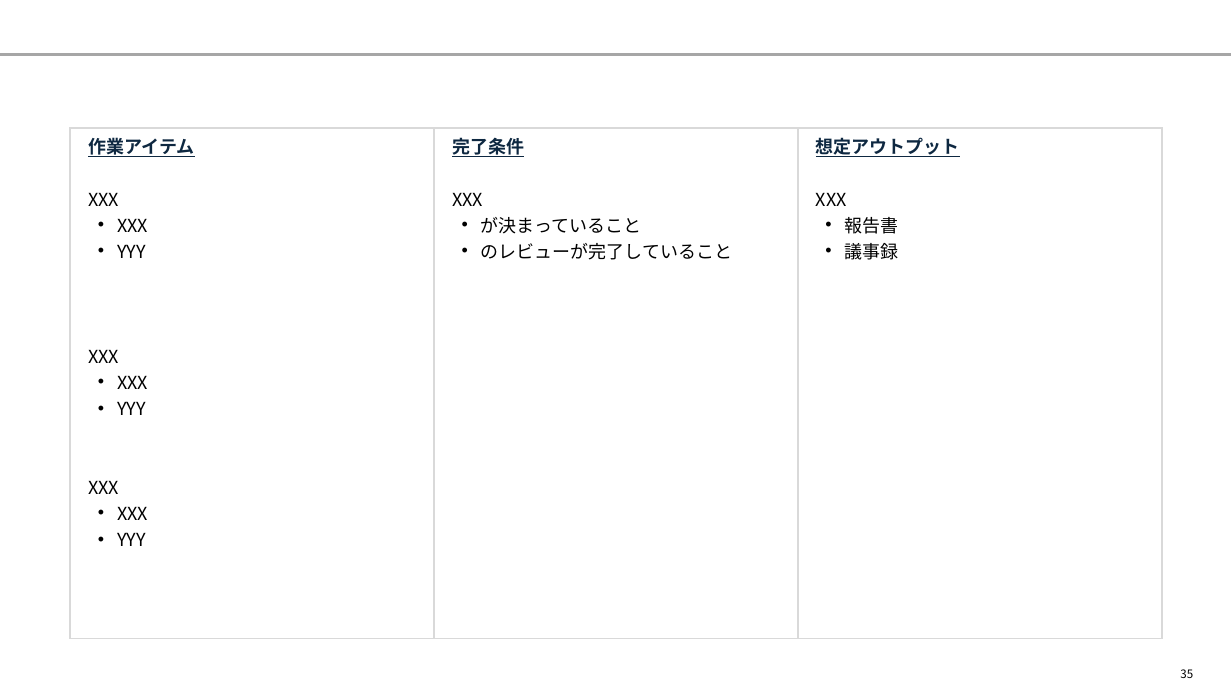
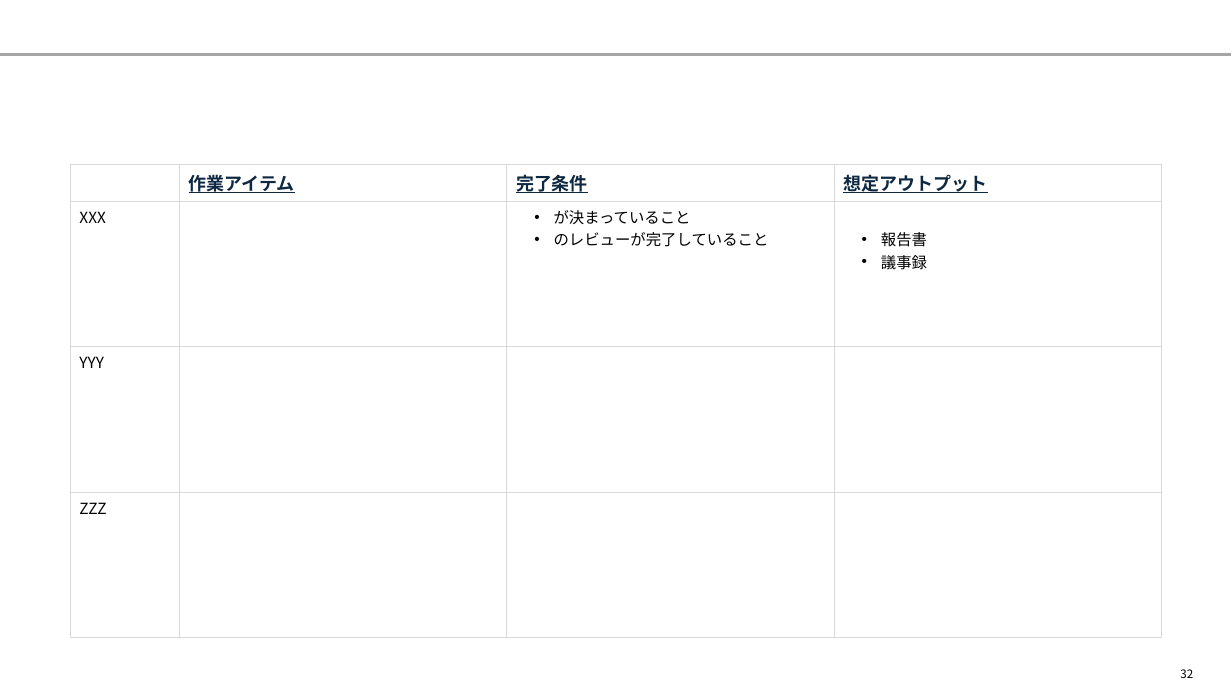
Before and after one commit to yuzucha16/dotfiles, a slide deck: slide 32 of office/Blank.potx (slide 35 before the commit). Drawn at 1232x693 pixels with LibreOffice and Linux fonts; fonts in the diff are those of the drawing. Boxes give left, top, right and bottom in pixels: in the first picture for what was removed or moved away, otherwise in the second. Text is boxed around its words. In the diff, an @@ line names an element or a change of style, - is before the commit and + after.

```diff
--- a/office/Blank.potx
+++ b/office/Blank.potx
@@ table at <box>70,165,1161,638</box> @@
-作業アイテム / XXX / XXX / YYY / XXX / XXX / YYY / XXX / XXX / YYY | 完了条件 / XXX / が決まっていること / のレビューが完了していること | 想定アウトプット / XXX / 報告書 / 議事録
+ | 作業アイテム | 完了条件 | 想定アウトプット
+XXX |  | が決まっていること / のレビューが完了していること | 報告書 / 議事録
+YYY |  |  | 
+ZZZ |  |  | 
@@ table: place and size @@
-table at <box>70,128,1163,639</box>
+table at <box>70,165,1161,638</box>
@@ page number at <box>1180,669,1193,678</box>: text changed @@
-35
+32
```
Also in this commit, not shown: 27 other slides changed, 2 slides added, 5 slides removed.
